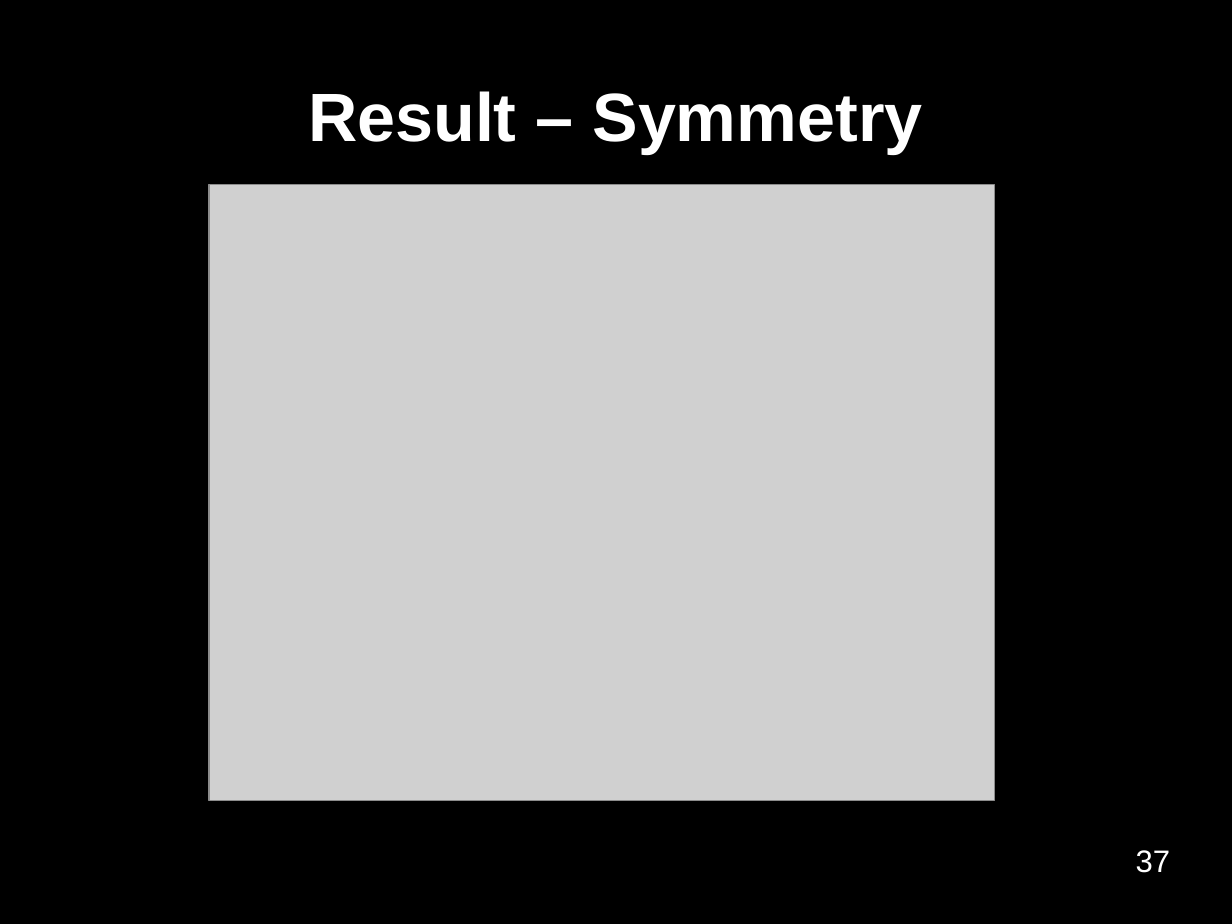
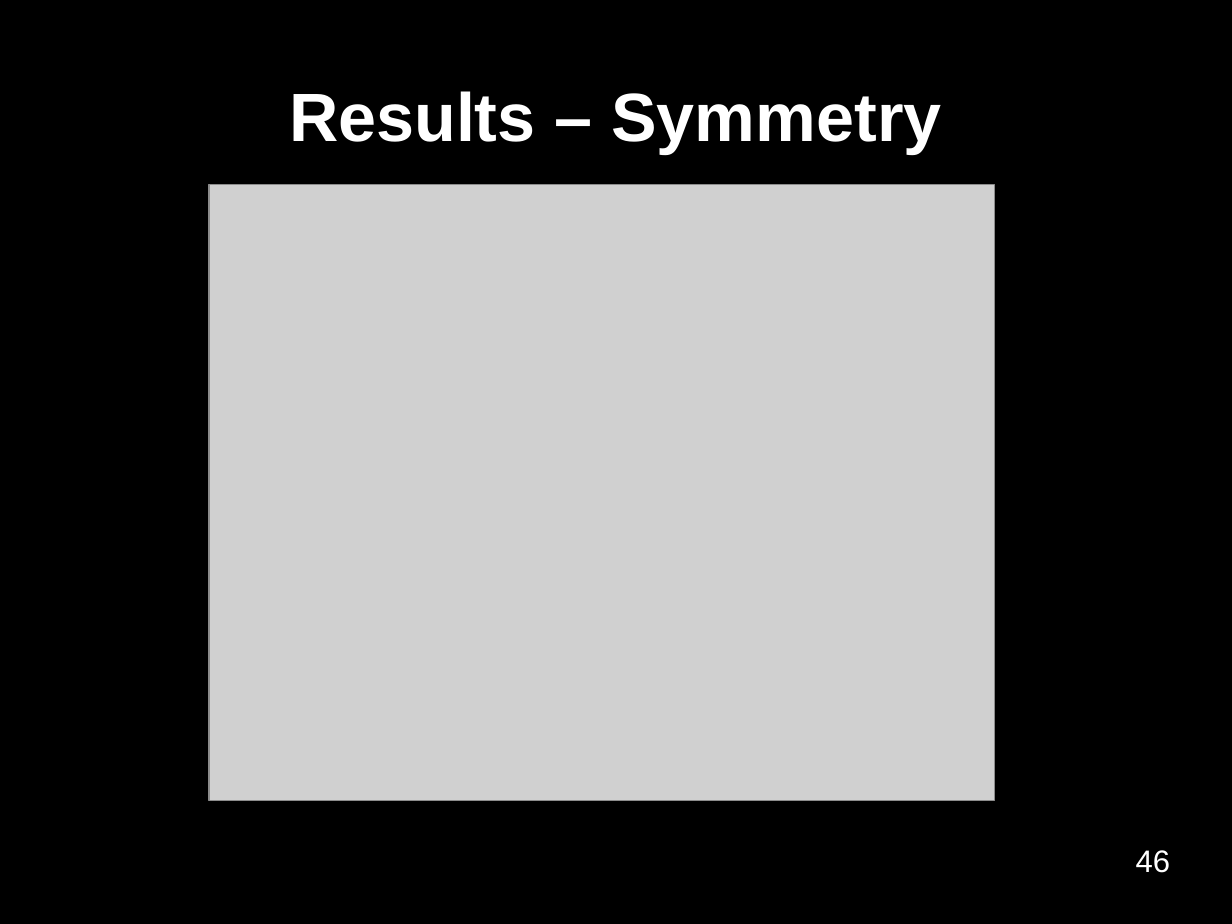
Before and after one commit to benediktibk/bachelorthesis, a slide deck: slide 46 of presentation.odp (slide 37 before the commit). Drawn at 1232x924 pixels with LibreOffice and Linux fonts; fonts in the diff are those of the drawing; grey boxes stand for pictures; background and template pictures are left out. Boxes give left, top, right and bottom in pixels: in the first picture for what was removed or moved away, otherwise in the second. Text is boxed around its words. In the diff, an @@ line names an element or a change of style, - is before the commit and + after.

```diff
--- a/presentation.odp
+++ b/presentation.odp
@@ title at <box>289,91,941,153</box>: text changed @@
-Result – Symmetry
+Results – Symmetry
@@ page number at <box>1136,850,1171,873</box>: text changed @@
-37
+46
```
Also in this commit, not shown: 8 other slides changed, 10 slides added, 2 slides removed.
